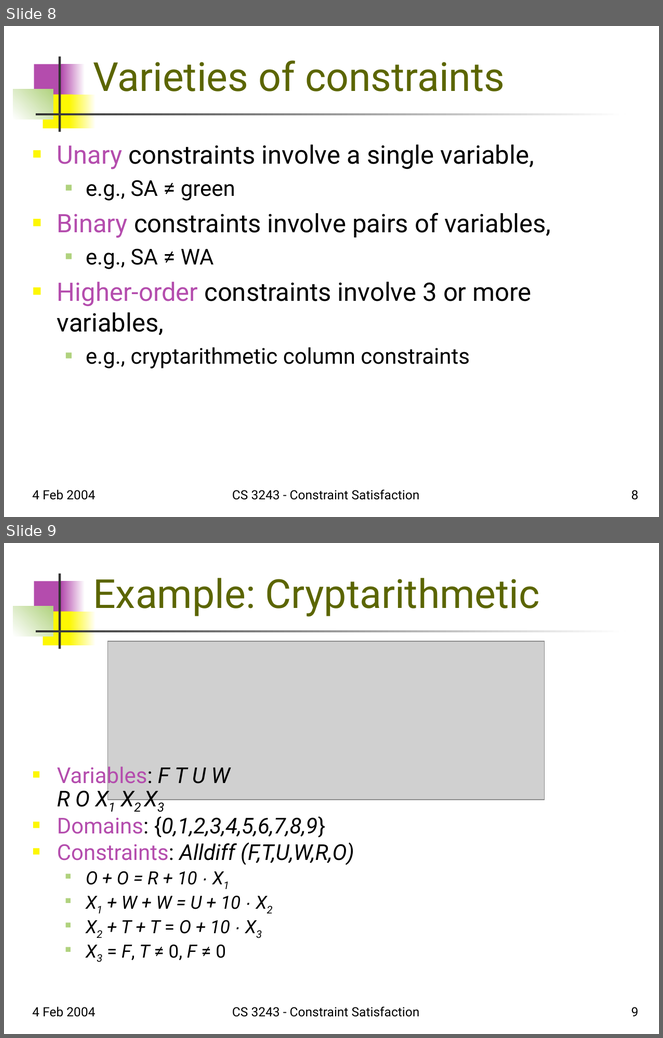
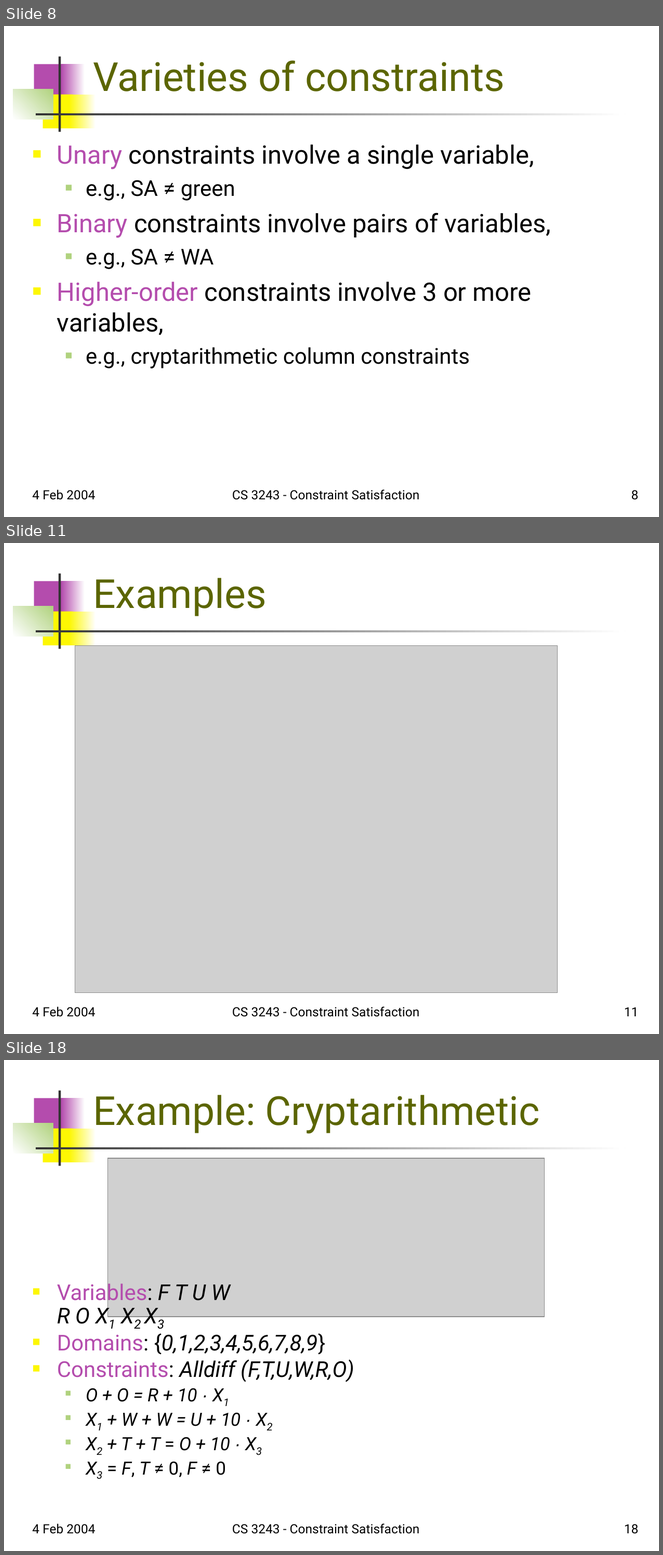
Before and after one commit to Rafi-afridi/Artificial_intelligence, a slide deck: Book slides/m5-csp.ppt. Shown one above the other, each under a label of ours: slides 8 and 9 before the commit, slides 8, 11 and 18 after it; the slides between them are not shown. The pictures are 663x1038 and 663x1555 pixels, drawn with LibreOffice and Linux fonts; fonts in the diff are those of the drawing; grey boxes stand for pictures. Boxes give left, top, right and bottom in pixels: in the first picture for what was removed or moved away, otherwise in the second. Text is boxed around its words. In the diff, an @@ line names an element or a change of style, - is before the commit and + after.

```diff
--- a/Book slides/m5-csp.ppt
+++ b/Book slides/m5-csp.ppt
@@ slide 11 added at (4,543,659,1034), background #FFFFFF; not listed: 7 template elements that a slide beside it also shows @@
@@ title added at (93,578,267,616), 44 pt, text #5B6501 @@
+Examples
@@ picture added at (75,646,557,993) @@
@@ text added at (32,1007,95,1017), 14 pt, text #000000 @@
+4 Feb 2004
@@ text added at (232,1007,420,1017), 14 pt, text #000000 @@
+CS 3243 - Constraint Satisfaction
@@ page number added at (624,1007,639,1017), 14 pt, text #000000 @@
+11
@@ what was slide 9 is now slide 18 @@
@@ page number at (624,1524,639,1534): text changed @@
-9
+18
```
Also in this commit, not shown: 15 other slides added, 6 other files.
